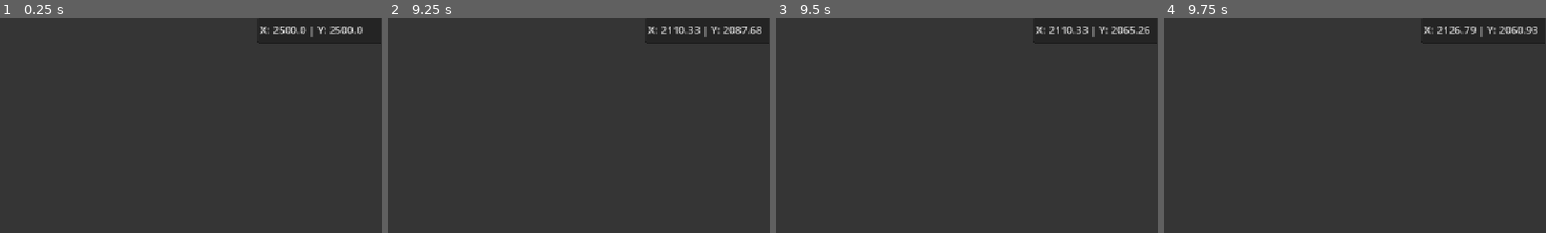
Above: before the commit, frames 1-4 (left to right).
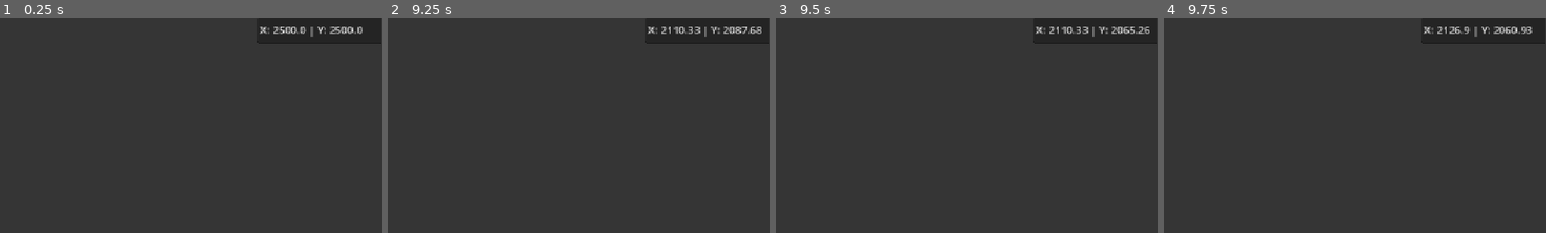
Above: after the commit, the same moments.

Repository: cursed144/Solar-Siege
Game: Godot game, scene res://Planet-Section/Scenes/planet_template.tscn
The game is run twice, just before and just after one commit, with the same random seed, the same clock (stepped at 60 frames per second) and the same inputs. The engine's default icon, where the game draws it, is replaced by a stand-in: a white triangle on a blue panel in a dark square.
Inputs (mouse positions are % of the whole screen's width and height, from its top left):
- Up to frame 1 (0.25 s): no input
- Up to frame 2 (9.25 s): click (8, 88) at 0.5 s; move the mouse to (50, 89) at 1.27 s; hold W (up) 1.28-2 s; hold E (e) 1.28-2 s; click "General" at 2 s; click "Utility" at 2.75 s; click "Weapons" at 3.5 s; click "placeholder text" at 4.25 s; tap Enter at 5, 6.5, 8 s; move the mouse to (80, 65) at 5.02 s; hold W (up) 5.03-5.78 s; tap E (e) at 5.1, 6.05, 6.8, 7.55, 8.3 s; tap Space at 5.75, 7.25, 8.75 s; move the mouse to (20, 35) at 5.77 s; press the mouse at (20, 35) at 5.78 s; hold A (left) 5.78-7.28 s; move the mouse to (55, 50) at 6.52 s; release the mouse at (55, 50) at 6.53 s; tap Q (q) at 6.6 s; move the mouse to (35, 25) at 7.27 s; hold S (down) 7.28-8.03 s; hold Right mouse button (right_click) 7.28-8.03 s; move the mouse to (72, 45) at 8.02 s; hold D (right) 8.03-8.78 s; tap Mouse wheel down (scroll_down) at 8.1 s; move the mouse to (30, 55) at 8.77 s; hold W (up) from 8.78 s (still down); hold E (e) from 8.78 s (still down); tap Mouse wheel up (scroll_up) at 8.85 s
- Up to frame 3 (9.5 s): keep holding W (up); keep holding E (e)
- Up to frame 4 (9.75 s): move the mouse to (60, 28) at 9.52 s; release W (up) at 9.53 s; release E (e) at 9.53 s; hold D (right) from 9.53 s (still down); tap E (e) at 9.6 s
The pictures show only the part of the screen within x 50-100%, y 0-50%; the shares and areas given below are measured in that part.

Frames 1-3 are identical in both runs. In frame 4, 0.4% of the frame differs, in the area x 78-98%, y 4-9%.
Error in both runs: Invalid access to property or key 'icon' on a base object of type 'Nil'. (res://Planet-Section/Scripts/building_preview.gd:27)

Commit message:
Cleanup camera movement and zoom
Changed camera movement to use _process instead of _physics_process for smoother updates. Adjusted zoom limits and improved viewport clamping logic for more accurate camera bounds. Also updated variable declarations in building_info.gd to use const for preloaded scenes.

Diff:
--- a/Game/Planet-Section/Scripts/UI/building_info.gd
+++ b/Game/Planet-Section/Scripts/UI/building_info.gd
@@ -2,8 +2,8 @@
 
 var is_open := false
 var curr_building: Building = null
-var inv_section := preload("res://Planet-Section/Scenes/UI/inv_section.tscn")
-var inv_slot := preload("res://Planet-Section/Scenes/UI/inv_slot.tscn")
+const inv_section := preload("res://Planet-Section/Scenes/UI/inv_section.tscn")
+const inv_slot := preload("res://Planet-Section/Scenes/UI/inv_slot.tscn")
 
 
 func building_clicked(building: Building) -> void:
--- a/Game/Planet-Section/Scripts/player_cam.gd
+++ b/Game/Planet-Section/Scripts/player_cam.gd
@@ -2,8 +2,8 @@
 
 const MOVE_SPEED := 400
 const ZOOM_PERCENT := 0.3
-const MAX_ZOOM := 7.5
-const MIN_ZOOM := 0.35
+const MAX_ZOOM := 6.0
+const MIN_ZOOM := 0.30
 
 var is_dragging := false
 var cam_zoom := Vector2(1, 1)
@@ -33,19 +33,24 @@
 			cam_zoom.y = clampf(cam_zoom.y, MIN_ZOOM, MAX_ZOOM)
 
 
-func _physics_process(delta: float) -> void:
+func _process(delta: float) -> void:
+	var speed_scaled := MOVE_SPEED * delta / zoom.x
+
 	if Input.is_action_pressed("right"):
-		global_position.x += MOVE_SPEED / zoom.x * delta
+		global_position.x += speed_scaled
 	if Input.is_action_pressed("left"):
-		global_position.x += -MOVE_SPEED / zoom.x * delta
+		global_position.x -= speed_scaled
 	if Input.is_action_pressed("down"):
-		global_position.y += MOVE_SPEED / zoom.x * delta
+		global_position.y += speed_scaled
 	if Input.is_action_pressed("up"):
-		global_position.y += -MOVE_SPEED / zoom.x * delta
+		global_position.y -= speed_scaled
 
-	var vsize = get_viewport_rect().size
-	global_position.x = clampf(global_position.x, vsize.x/zoom.x/2, MAP_BOUNDARY.x - vsize.y/zoom.x)
-	global_position.y = clampf(global_position.y, vsize.y/zoom.y/2, MAP_BOUNDARY.y - vsize.y/zoom.x)
+	var vsize := get_viewport_rect().size
+	var half_view_w := vsize.x / (zoom.x * 2.0)
+	var half_view_h := vsize.y / (zoom.y * 2.0)
 
-	zoom.x = lerpf(zoom.x, cam_zoom.x, delta*3.5)
-	zoom.y = lerpf(zoom.y, cam_zoom.y, delta*3.5)
+	global_position.x = clamp(global_position.x, half_view_w, MAP_BOUNDARY.x - half_view_w)
+	global_position.y = clamp(global_position.y, half_view_h, MAP_BOUNDARY.y - half_view_h)
+
+	zoom.x = lerp(zoom.x, cam_zoom.x, clampf(delta * 3.5, 0.0, 1.0))
+	zoom.y = lerp(zoom.y, cam_zoom.y, clampf(delta * 3.5, 0.0, 1.0))
